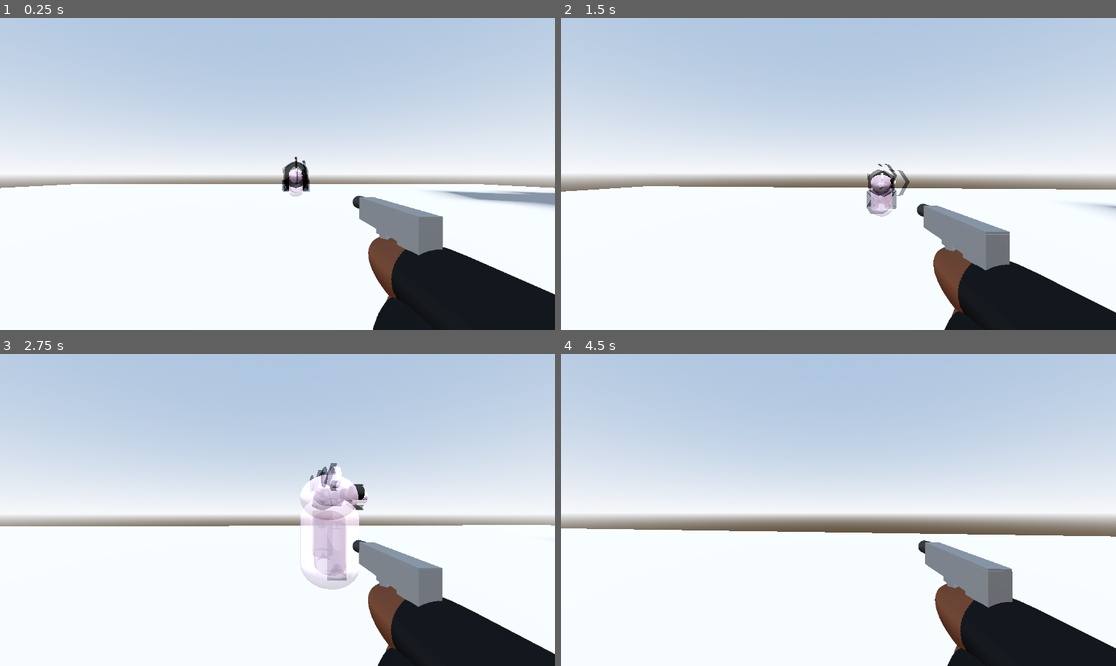
Above: before the commit, frames 1-4 (two rows, left to right).
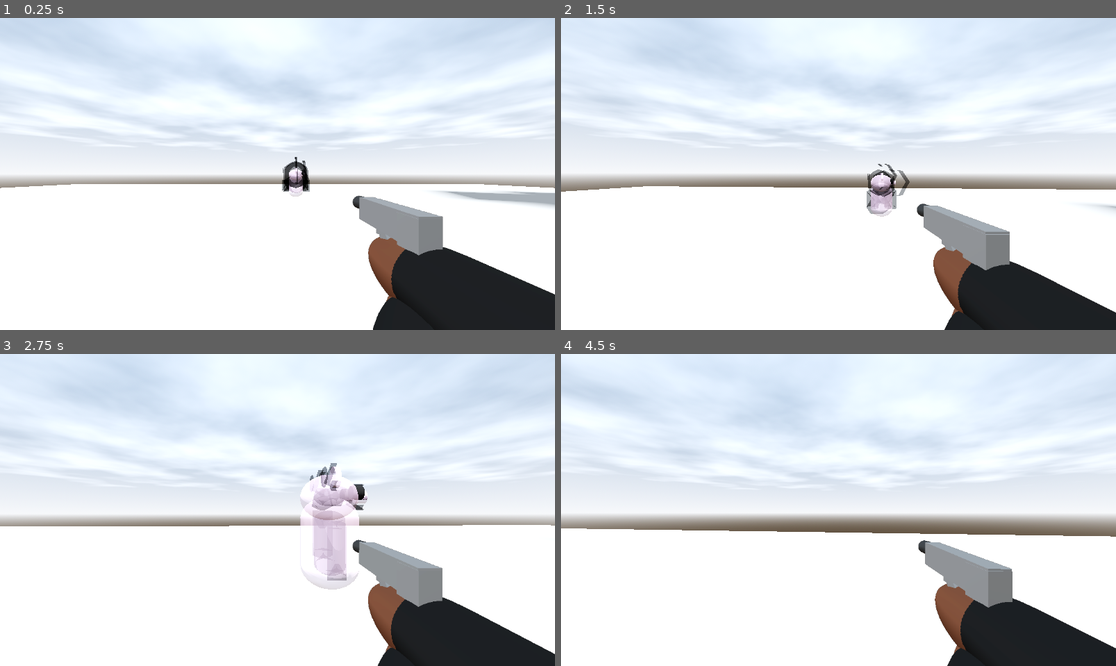
Above: after the commit, the same moments.

Repository: DylanFrenzy/The-Trials-and-Tribulations-of-Tim-Cheese
Game: Godot game, scene res://scenes/main.tscn
Two runs of this game, one before a commit and one after it. Both use one fixed random seed, a clock stepped at 60 frames per second and the inputs below.
Inputs (mouse positions are in pixels of both pictures, inside the frame that each line leads up to):
- Up to frame 1 (0.25 s): no input
- Up to frame 2 (1.5 s): move the mouse to (866, 174) at 0.52 s; hold W (move_forward) from 0.53 s (still down); click (866, 174) at 0.6 s; tap Space (jump) at 0.77 s; move the mouse to (810, 174) at 1.27 s; click (810, 174) at 1.35 s
- Up to frame 3 (2.75 s): keep holding W (move_forward); tap Space (jump) at 1.52 s; move the mouse to (288, 503) at 2.02 s; click (288, 503) at 2.1 s
- Up to frame 4 (4.5 s): keep holding W (move_forward); move the mouse to (832, 516) at 2.77 s; click (832, 516) at 2.85 s; tap Space (jump) at 3.02, 3.77 s; move the mouse to (877, 513) at 3.52 s; click (877, 513) at 3.6 s; move the mouse to (794, 506) at 4.27 s; click (794, 506) at 4.35 s

The runs differ from the first frame. In frame 1, 29% of the frame differs, in the area x 0-100%, y 0-91%; in frame 2, 29%; in frame 3, 29%; in frame 4, 31%, in the area x 0-100%, y 0-96%.

Commit message:
add clouds to sky

Diff:
--- a/3d-project/scenes/main.tscn
+++ b/3d-project/scenes/main.tscn
@@ -1,18 +1,73 @@
-[gd_scene load_steps=18 format=3 uid="uid://cuuk4or1cjlmn"]
+[gd_scene load_steps=28 format=3 uid="uid://cuuk4or1cjlmn"]
 
 [ext_resource type="Script" uid="uid://l8p6nhdmlpln" path="res://scripts/character_body_3d.gd" id="1_oqwcg"]
+[ext_resource type="Shader" uid="uid://blm25wnjv1eul" path="res://shader/sky.gdshader" id="1_tefeu"]
 [ext_resource type="PackedScene" uid="uid://b17m2m5d4cdix" path="res://scenes/gun_cam.tscn" id="2_a6664"]
 [ext_resource type="PackedScene" uid="uid://dnrauibtjguud" path="res://assets/John_Pork.tscn" id="3_10v3s"]
 [ext_resource type="Material" uid="uid://5dt134tjhp2h" path="res://materials/building1.tres" id="4_cptob"]
 [ext_resource type="Material" uid="uid://bfo6k0j0dqm2k" path="res://materials/door 2.tres" id="5_b2yaj"]
 
-[sub_resource type="ProceduralSkyMaterial" id="ProceduralSkyMaterial_noarx"]
-sky_horizon_color = Color(0.662243, 0.671743, 0.686743, 1)
-ground_horizon_color = Color(0.662243, 0.671743, 0.686743, 1)
-energy_multiplier = 1.4
+[sub_resource type="Gradient" id="Gradient_tefeu"]
+
+[sub_resource type="FastNoiseLite" id="FastNoiseLite_o6xl0"]
+
+[sub_resource type="NoiseTexture2D" id="NoiseTexture2D_tipki"]
+width = 1024
+height = 1024
+seamless = true
+color_ramp = SubResource("Gradient_tefeu")
+noise = SubResource("FastNoiseLite_o6xl0")
+
+[sub_resource type="Gradient" id="Gradient_85g3d"]
+
+[sub_resource type="FastNoiseLite" id="FastNoiseLite_choun"]
+
+[sub_resource type="NoiseTexture2D" id="NoiseTexture2D_ya4ey"]
+width = 1024
+height = 1024
+seamless = true
+color_ramp = SubResource("Gradient_85g3d")
+noise = SubResource("FastNoiseLite_choun")
+
+[sub_resource type="Gradient" id="Gradient_eb6dy"]
+
+[sub_resource type="FastNoiseLite" id="FastNoiseLite_trceg"]
+
+[sub_resource type="NoiseTexture2D" id="NoiseTexture2D_a8y0u"]
+width = 1024
+height = 1024
+seamless = true
+color_ramp = SubResource("Gradient_eb6dy")
+noise = SubResource("FastNoiseLite_trceg")
+
+[sub_resource type="ShaderMaterial" id="ShaderMaterial_jkv2x"]
+shader = ExtResource("1_tefeu")
+shader_parameter/sky_top_color = Color(0.385, 0.454, 0.55, 1)
+shader_parameter/sky_horizon_color = Color(0.662243, 0.671743, 0.686743, 1)
+shader_parameter/sky_curve = 0.15
+shader_parameter/sky_energy = 1.0
+shader_parameter/sky_cover_modulate = Color(1, 1, 1, 1)
+shader_parameter/ground_bottom_color = Color(0.2, 0.169, 0.133, 1)
+shader_parameter/ground_horizon_color = Color(0.662243, 0.671743, 0.686743, 1)
+shader_parameter/ground_curve = 0.02
+shader_parameter/ground_energy = 1.0
+shader_parameter/sun_angle_max = 0.523599
+shader_parameter/sun_curve = 0.15
+shader_parameter/exposure = 1.4
+shader_parameter/cloud_texture1 = SubResource("NoiseTexture2D_tipki")
+shader_parameter/cloud_texture2 = SubResource("NoiseTexture2D_ya4ey")
+shader_parameter/cloud_texture3 = SubResource("NoiseTexture2D_a8y0u")
+shader_parameter/cloud_direction1 = Vector2(-1, 1)
+shader_parameter/cloud_direction2 = Vector2(1, -1)
+shader_parameter/cloud_direction3 = Vector2(0.5, -0.5)
+shader_parameter/cloud_scale = Vector2(0.05, 0.05)
+shader_parameter/cloud_distance = 0.03
+shader_parameter/cloud_speed1 = 0.7
+shader_parameter/cloud_speed2 = 0.5
+shader_parameter/cloud_speed3 = 0.6
 
 [sub_resource type="Sky" id="Sky_a0tk4"]
-sky_material = SubResource("ProceduralSkyMaterial_noarx")
+sky_material = SubResource("ShaderMaterial_jkv2x")
 
 [sub_resource type="Environment" id="Environment_r3fl7"]
 background_mode = 2
--- /dev/null
+++ b/3d-project/shader/sky.gdshader
@@ -0,0 +1,96 @@
+
+// NOTE: Shader automatically converted from Godot Engine 4.4.1.stable.mono's ProceduralSkyMaterial.
+
+shader_type sky;
+render_mode use_debanding;
+
+uniform vec4 sky_top_color : source_color = vec4(0.385, 0.454, 0.55, 1.0);
+uniform vec4 sky_horizon_color : source_color = vec4(0.646, 0.656, 0.67, 1.0);
+uniform float sky_curve : hint_range(0, 1) = 0.15;
+uniform float sky_energy = 1.0; // In Lux.
+uniform sampler2D sky_cover : filter_linear, source_color, hint_default_black;
+uniform vec4 sky_cover_modulate : source_color = vec4(1.0, 1.0, 1.0, 1.0);
+uniform vec4 ground_bottom_color : source_color = vec4(0.2, 0.169, 0.133, 1.0);
+uniform vec4 ground_horizon_color : source_color = vec4(0.646, 0.656, 0.67, 1.0);
+uniform float ground_curve : hint_range(0, 1) = 0.02;
+uniform float ground_energy = 1.0;
+uniform float sun_angle_max = 30.0;
+uniform float sun_curve : hint_range(0, 1) = 0.15;
+uniform float exposure : hint_range(0, 128) = 1.0;
+
+uniform sampler2D cloud_texture1;
+uniform sampler2D cloud_texture2;
+uniform sampler2D cloud_texture3;
+uniform vec2 cloud_direction1;
+uniform vec2 cloud_direction2;
+uniform vec2 cloud_direction3;
+uniform vec2 cloud_scale;
+uniform float cloud_distance;
+uniform float cloud_speed1;
+uniform float cloud_speed2;
+uniform float cloud_speed3;
+
+void sky() {
+	float v_angle = acos(clamp(EYEDIR.y, -1.0, 1.0));
+	float c = (1.0 - v_angle / (PI * 0.5));
+	vec3 sky = mix(sky_horizon_color.rgb, sky_top_color.rgb, clamp(1.0 - pow(1.0 - c, 1.0 / sky_curve), 0.0, 1.0));
+	sky *= sky_energy;
+
+	if (LIGHT0_ENABLED) {
+		float sun_angle = acos(dot(LIGHT0_DIRECTION, EYEDIR));
+		if (sun_angle < LIGHT0_SIZE) {
+			sky = LIGHT0_COLOR * LIGHT0_ENERGY;
+		} else if (sun_angle < sun_angle_max) {
+			float c2 = (sun_angle - LIGHT0_SIZE) / (sun_angle_max - LIGHT0_SIZE);
+			sky = mix(LIGHT0_COLOR * LIGHT0_ENERGY, sky, clamp(1.0 - pow(1.0 - c2, 1.0 / sun_curve), 0.0, 1.0));
+		}
+	}
+
+	if (LIGHT1_ENABLED) {
+		float sun_angle = acos(dot(LIGHT1_DIRECTION, EYEDIR));
+		if (sun_angle < LIGHT1_SIZE) {
+			sky = LIGHT1_COLOR * LIGHT1_ENERGY;
+		} else if (sun_angle < sun_angle_max) {
+			float c2 = (sun_angle - LIGHT1_SIZE) / (sun_angle_max - LIGHT1_SIZE);
+			sky = mix(LIGHT1_COLOR * LIGHT1_ENERGY, sky, clamp(1.0 - pow(1.0 - c2, 1.0 / sun_curve), 0.0, 1.0));
+		}
+	}
+
+	if (LIGHT2_ENABLED) {
+		float sun_angle = acos(dot(LIGHT2_DIRECTION, EYEDIR));
+		if (sun_angle < LIGHT2_SIZE) {
+			sky = LIGHT2_COLOR * LIGHT2_ENERGY;
+		} else if (sun_angle < sun_angle_max) {
+			float c2 = (sun_angle - LIGHT2_SIZE) / (sun_angle_max - LIGHT2_SIZE);
+			sky = mix(LIGHT2_COLOR * LIGHT2_ENERGY, sky, clamp(1.0 - pow(1.0 - c2, 1.0 / sun_curve), 0.0, 1.0));
+		}
+	}
+
+	if (LIGHT3_ENABLED) {
+		float sun_angle = acos(dot(LIGHT3_DIRECTION, EYEDIR));
+		if (sun_angle < LIGHT3_SIZE) {
+			sky = LIGHT3_COLOR * LIGHT3_ENERGY;
+		} else if (sun_angle < sun_angle_max) {
+			float c2 = (sun_angle - LIGHT3_SIZE) / (sun_angle_max - LIGHT3_SIZE);
+			sky = mix(LIGHT3_COLOR * LIGHT3_ENERGY, sky, clamp(1.0 - pow(1.0 - c2, 1.0 / sun_curve), 0.0, 1.0));
+		}
+	}
+
+	vec4 sky_cover_texture = texture(sky_cover, SKY_COORDS);
+	sky += (sky_cover_texture.rgb * sky_cover_modulate.rgb) * sky_cover_texture.a * sky_cover_modulate.a * sky_energy;
+
+	c = (v_angle - (PI * 0.5)) / (PI * 0.5);
+	vec3 ground = mix(ground_horizon_color.rgb, ground_bottom_color.rgb, clamp(1.0 - pow(1.0 - c, 1.0 / ground_curve), 0.0, 1.0));
+	ground *= ground_energy;
+
+	vec2 sky_uv = EYEDIR.xz / EYEDIR.y;
+	vec3 clouds1 = texture(cloud_texture1, (sky_uv * cloud_scale) + (TIME * cloud_direction1 * cloud_speed1 * 0.01)).rgb;
+	vec3 clouds2 = texture(cloud_texture2, (sky_uv * cloud_scale) + (TIME * cloud_direction2 * cloud_speed2 * 0.01)).rgb;
+	vec3 clouds3 = texture(cloud_texture3, (sky_uv * cloud_scale) + (TIME * cloud_direction3 * cloud_speed3 * 0.01)).rgb;
+	vec3 blended_clouds = clouds1 * 0.3 + clouds2 * 0.25 * clouds3 * 0.2;
+	vec3 clouds = blended_clouds - smoothstep(0.0, EYEDIR.y, cloud_distance);
+	clouds = clamp(clouds, 0, 1);
+	sky += clouds;
+
+	COLOR = mix(ground, sky, step(0.0, EYEDIR.y)) * exposure;
+}
Not shown, added: 3d-project/shader/sky.gdshader.uid
